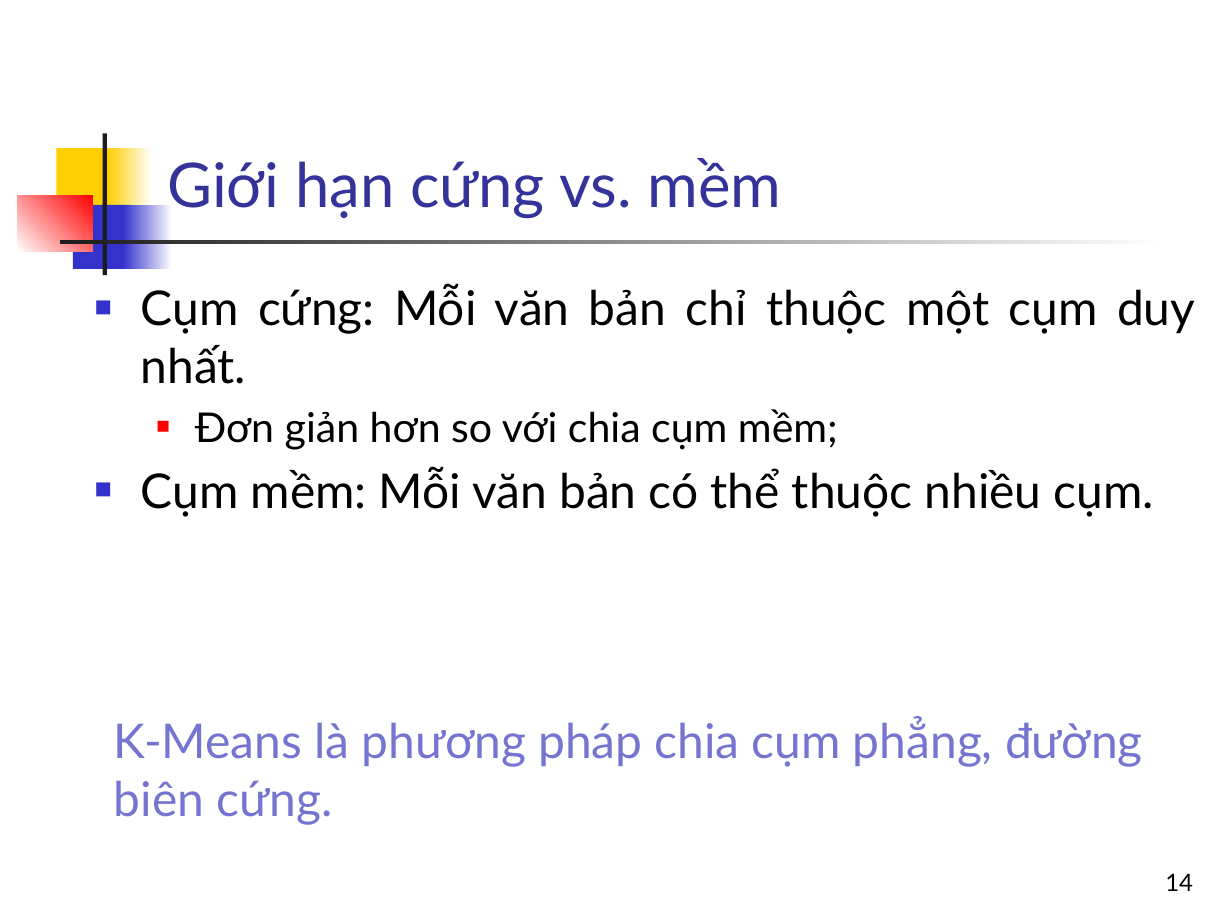
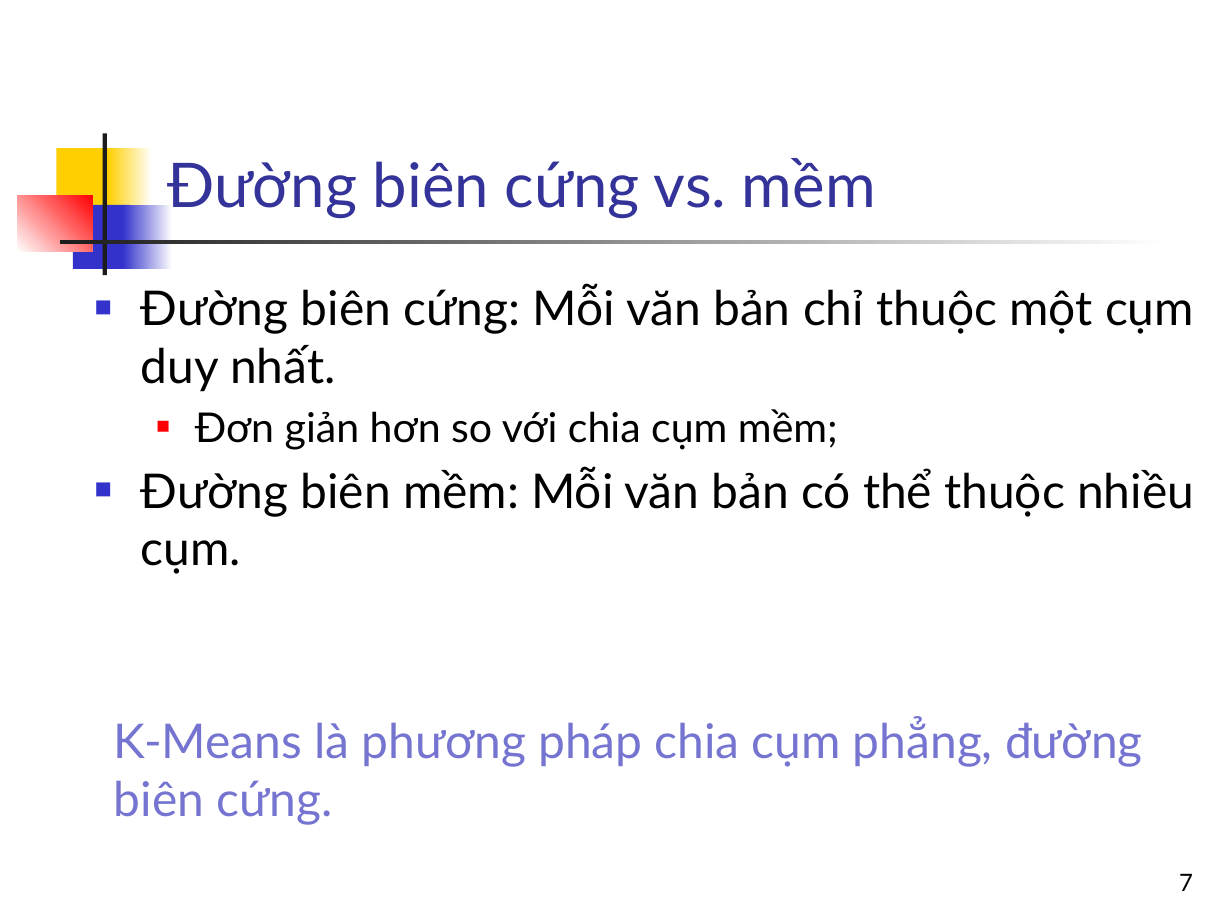
Before and after one commit to nguyenkhanhthien/IT4853, a slide deck: slide 7 of Bai 18 Chia cum va ung dung trong tim kiem_phần 1.pptx (slide 14 before the commit). Drawn at 1232x924 pixels with LibreOffice and Linux fonts; fonts in the diff are those of the drawing. Boxes give left, top, right and bottom in pixels: in the first picture for what was removed or moved away, otherwise in the second. Text is boxed around its words. In the diff, an @@ line names an element or a change of style, - is before the commit and + after.

```diff
--- a/Bai 18 Chia cum va ung dung trong tim kiem_phần 1.pptx
+++ b/Bai 18 Chia cum va ung dung trong tim kiem_phần 1.pptx
@@ title at box(167, 158, 876, 219): text changed @@
-Giới hạn cứng vs. mềm
+Đường biên cứng vs. mềm
@@ text at box(141, 284, 1194, 392): text changed @@
-■ Cụm cứng: Mỗi văn bản chỉ thuộc một cụm duy nhất.
+■ Đường biên cứng: Mỗi văn bản chỉ thuộc một cụm duy nhất.
@@ text at box(141, 466, 1194, 574): text changed @@
-■ Cụm mềm: Mỗi văn bản có thể thuộc nhiều cụm.
+■ Đường biên mềm: Mỗi văn bản có thể thuộc nhiều cụm.
@@ page number at box(1179, 873, 1193, 891): text changed @@
-14
+7
```
Also in this commit, not shown: 13 other slides changed, 1 slide removed.
